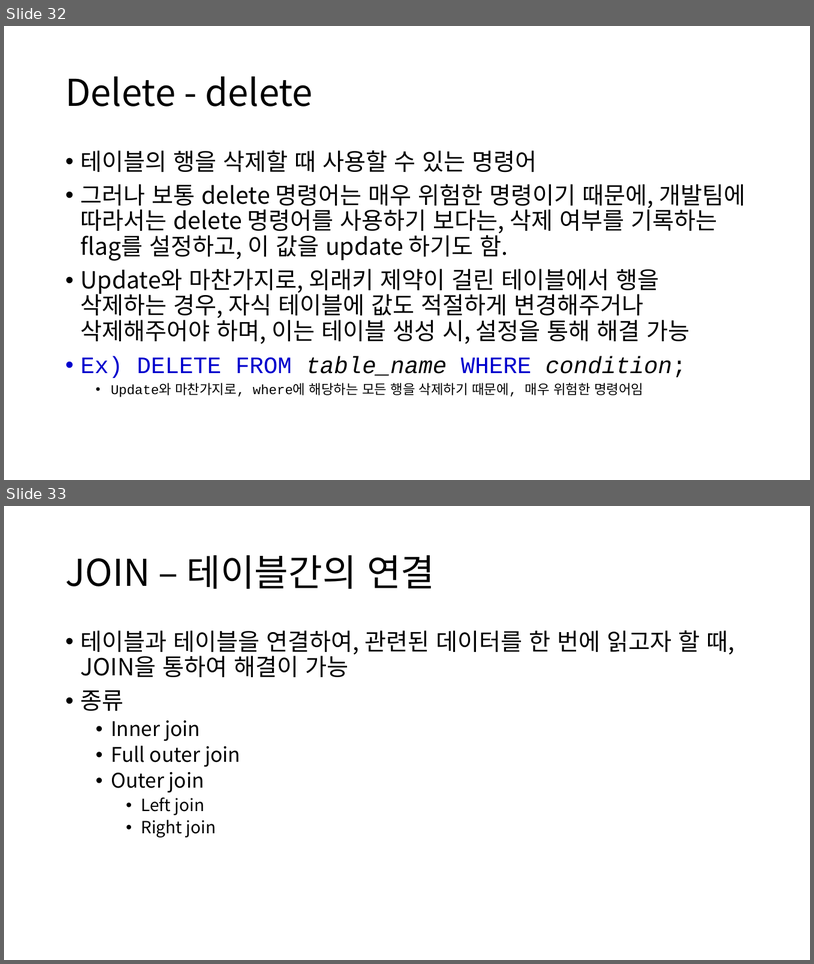
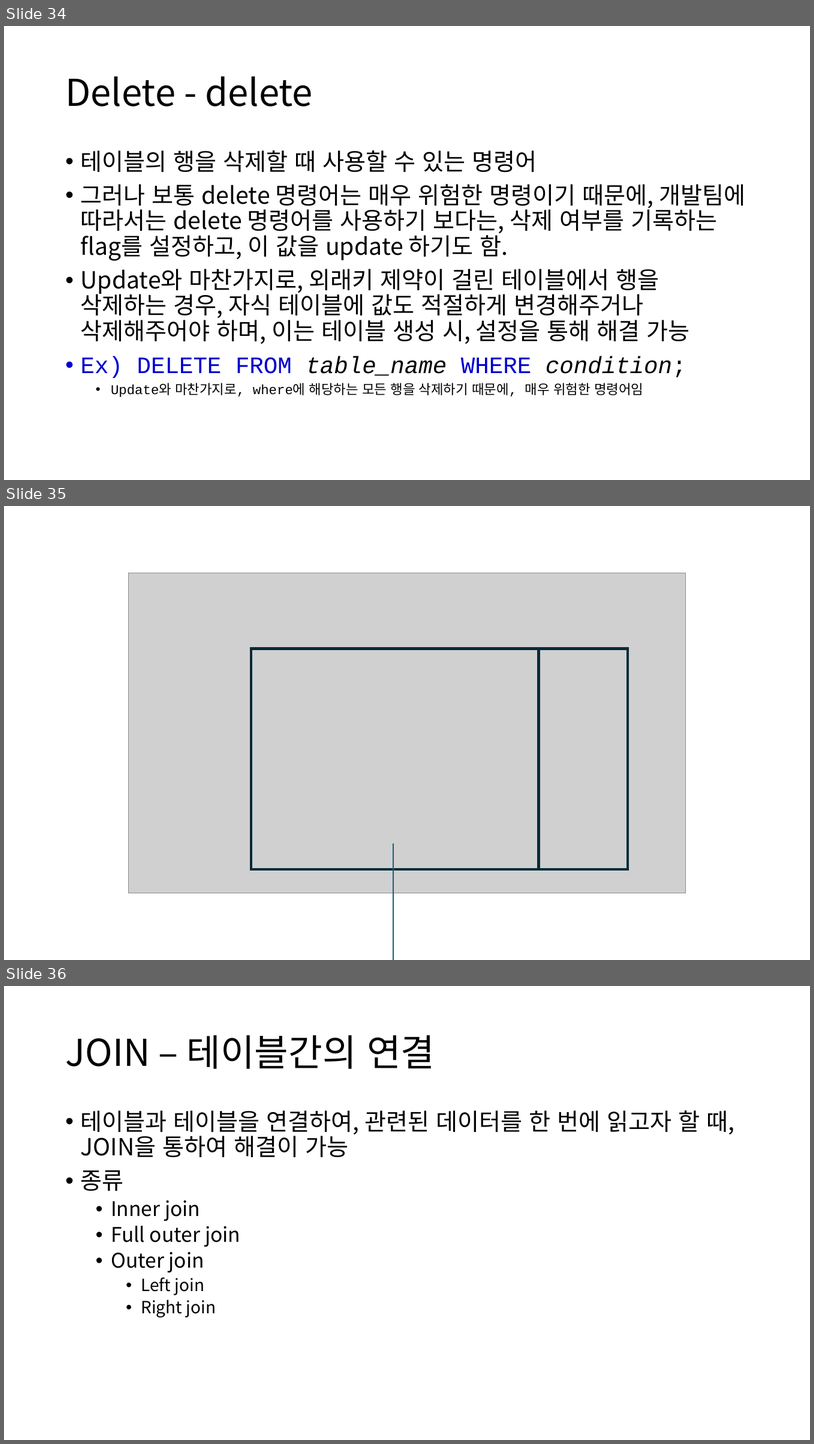
Before and after one commit to Baskervir/simcoding_jm, a slide deck: hy/수업자료/9주차 SQL/SQL.pptx. Shown one above the other, each under a label of ours: slides 32 and 33 before the commit, slides 34, 35 and 36 after it. The pictures are 814x964 and 814x1444 pixels, drawn with LibreOffice and Linux fonts; fonts in the diff are those of the drawing; grey boxes stand for pictures. Boxes give left, top, right and bottom in pixels: in the first picture for what was removed or moved away, otherwise in the second. Text is boxed around its words. In the diff, an @@ line names an element or a change of style, - is before the commit and + after.

```diff
--- a/hy/수업자료/9주차 SQL/SQL.pptx
+++ b/hy/수업자료/9주차 SQL/SQL.pptx
@@ slide 35 added at [4, 506, 810, 960], background #FFFFFF @@
@@ picture added at [129, 573, 686, 892] @@
@@ rectangle added at [251, 649, 539, 869], outline #092A39 3 pt @@
@@ rectangle added at [539, 649, 629, 869], outline #092A39 3 pt @@
@@ arrow added from (393, 843) to (393, 960), #156082 1.5 pt @@
@@ what was slide 32 is now slide 34 @@
@@ what was slide 33 is now slide 36 @@
```
Also in this commit, not shown: 2 other slides added.
